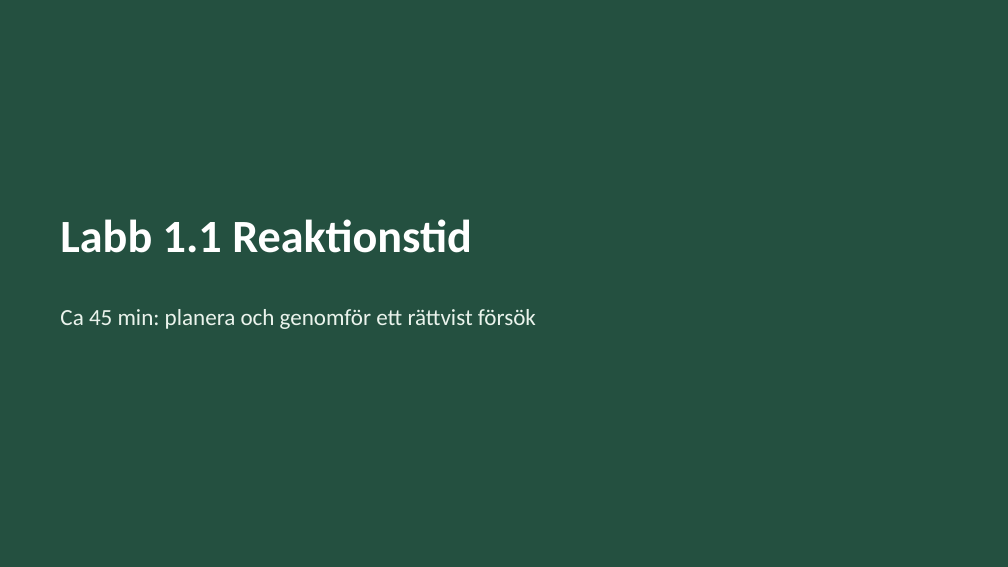
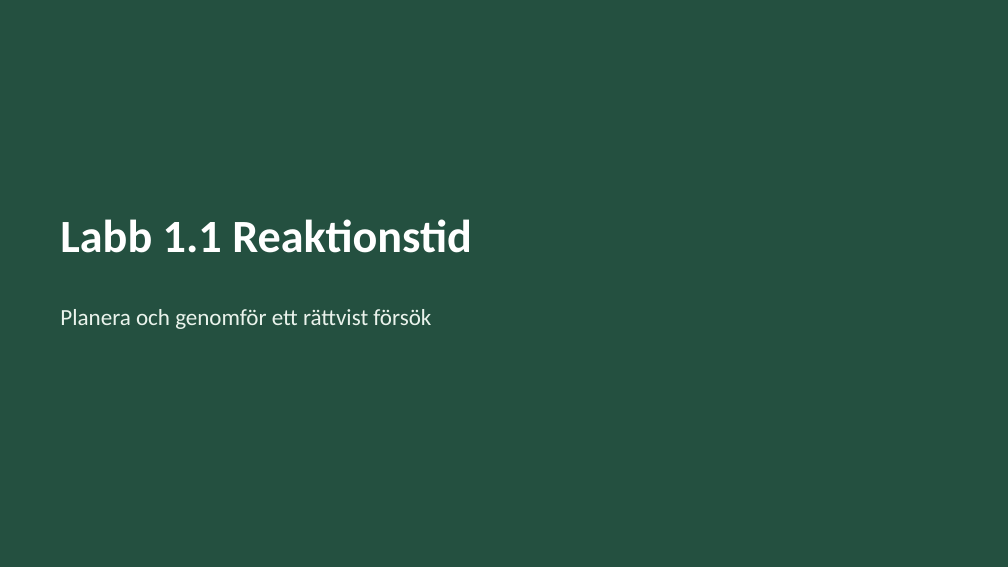
Before and after one commit to sweviktor95/pluggis, a slide deck: slide 17 of planering/biologi-omrade1/biologi-1-1-undersoka-systematiskt.pptx. Drawn at 1008x567 pixels with LibreOffice and Linux fonts; fonts in the diff are those of the drawing. Boxes give left, top, right and bottom in pixels: in the first picture for what was removed or moved away, otherwise in the second. Text is boxed around its words. In the diff, an @@ line names an element or a change of style, - is before the commit and + after.

```diff
--- a/planering/biologi-omrade1/biologi-1-1-undersoka-systematiskt.pptx
+++ b/planering/biologi-omrade1/biologi-1-1-undersoka-systematiskt.pptx
@@ text at <box>60,309,431,329</box>: text changed @@
-Ca 45 min: planera och genomför ett rättvist försök
+Planera och genomför ett rättvist försök
```
Also in this commit, not shown: 29 other files.
